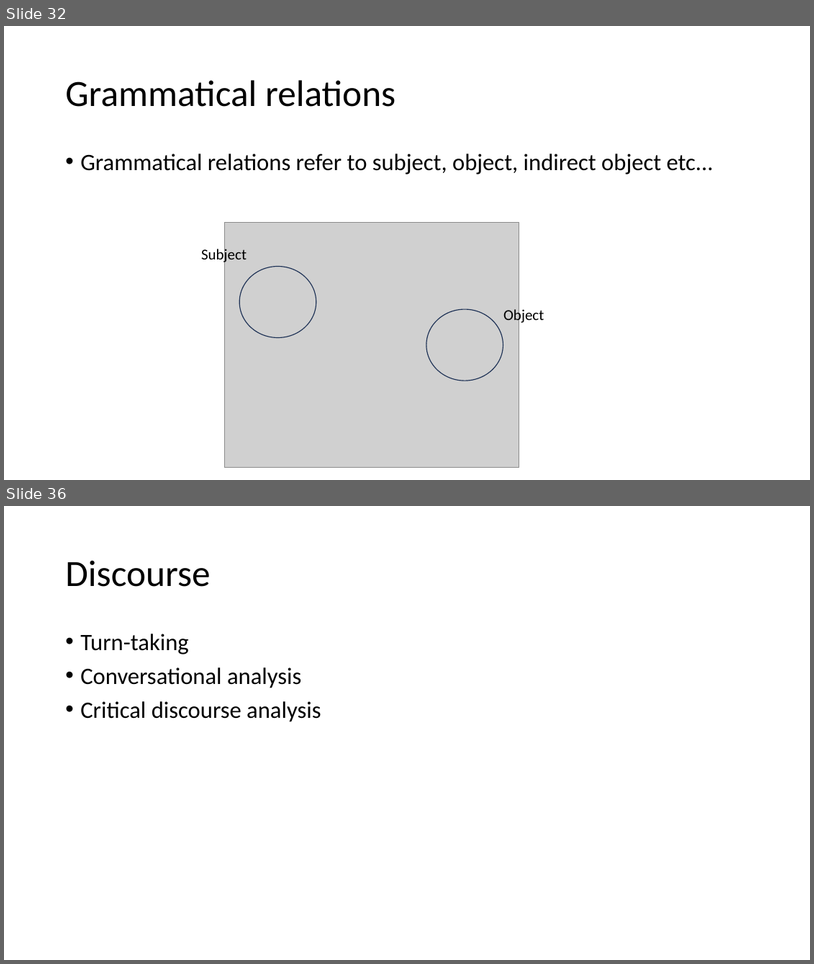
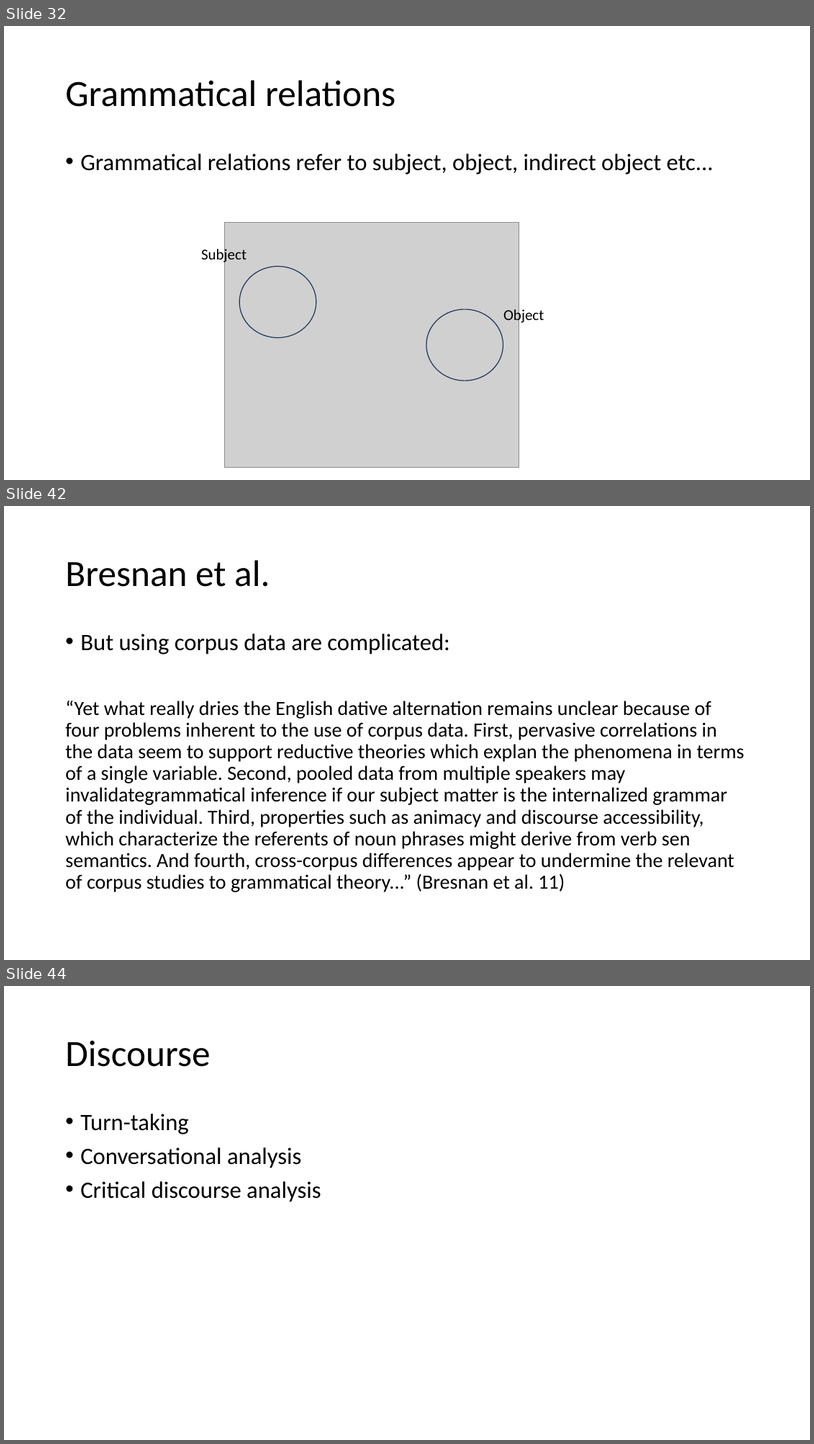
Before and after one commit to ajrtallman/Corpus_Linguistics_FSU_2023-2024, a slide deck: 03_lectures/Corpus Linguistics_2023_11_10.pptx. Shown one above the other, each under a label of ours: slides 32 and 36 before the commit, slides 32, 42 and 44 after it; the slides between them are not shown. The pictures are 814x964 and 814x1444 pixels, drawn with LibreOffice and Linux fonts; fonts in the diff are those of the drawing; grey boxes stand for pictures. Boxes give left, top, right and bottom in pixels: in the first picture for what was removed or moved away, otherwise in the second. Text is boxed around its words. In the diff, an @@ line names an element or a change of style, - is before the commit and + after.

Commit message:
corpus linguistics

```diff
--- a/03_lectures/Corpus Linguistics_2023_11_10.pptx
+++ b/03_lectures/Corpus Linguistics_2023_11_10.pptx
@@ slide 42 added at box(4, 506, 810, 960), background #FFFFFF @@
@@ title added at box(65, 560, 270, 587), 44 pt, text #000000 @@
+Bresnan et al.
@@ text added at box(65, 633, 745, 892), 24 pt, text #000000 @@
+• But using corpus data are complicated:
+“Yet what really dries the English dative alternation remains unclear because of four problems inherent to the use of corpus data. First, pervasive correlations in the data seem to support reductive theories which explan the phenomena in terms of a single variable. Second, pooled data from multiple speakers may invalidategrammatical inference if our subject matter is the internalized grammar of the individual. Third, properties such as animacy and discourse accessibility, which characterize the referents of noun phrases might derive from verb sen semantics. And fourth, cross-corpus differences appear to undermine the relevant of corpus studies to grammatical theory...” (Bresnan et al. 11)
@@ what was slide 36 is now slide 44 @@
```
Also in this commit, not shown: 5 slides changed, 10 other slides added, 4 other files.
